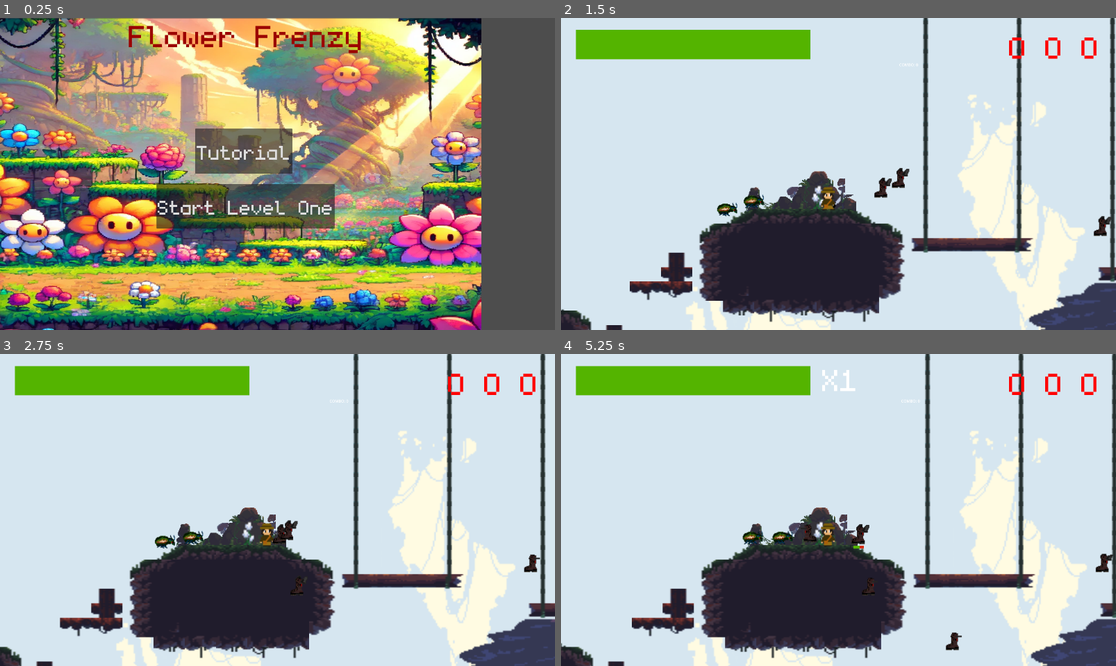
Above: before the commit, frames 1-4 (two rows, left to right).
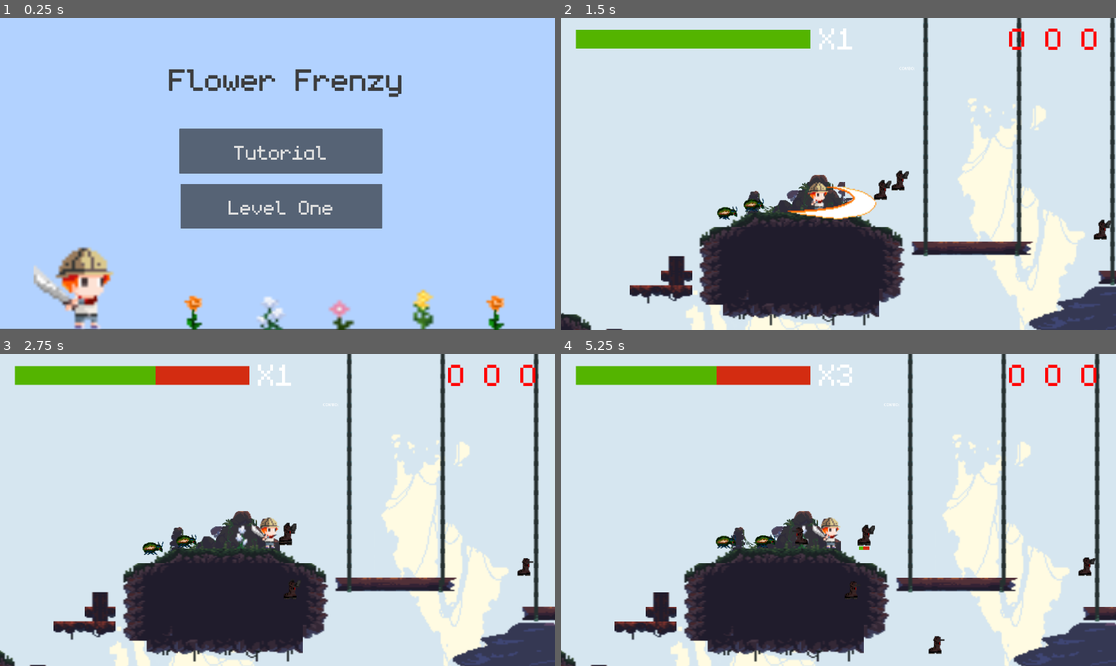
Above: after the commit, the same moments.

Repository: ako3131/traj-flower-frenzy
Game: Godot game, scene res://scenes/main_menu.tscn
The game is run twice, just before and just after one commit, with the same random seed, the same clock (stepped at 60 frames per second) and the same inputs. Sound files missing from this copy of the repository are replaced by a short silence.
Inputs (mouse positions are in pixels of both pictures, inside the frame that each line leads up to):
- Up to frame 1 (0.25 s): no input
- Up to frame 2 (1.5 s): click "Start Level One" (after the commit: "Level One") at 0.5 s; move the mouse to (960, 158) at 1.27 s; hold D (right) from 1.28 s (still down); tap J (attack) at 1.35 s; click (960, 158) at 1.42 s
- Up to frame 3 (2.75 s): tap Space (jump) at 1.52, 1.55, 1.82 s; release D (right) at 2 s; drag from (166, 525) to (249, 572) at 2.02 s
- Up to frame 4 (5.25 s): move the mouse to (894, 441) at 2.77 s; hold A (left) 2.78-3.5 s; tap J (attack) at 2.85, 4.35 s; tap Space (jump) at 3.05, 4.52, 4.55, 4.82 s; drag from (810, 572) to (672, 463) at 3.52 s; move the mouse to (1005, 556) at 4.27 s; hold D (right) 4.28-5 s; drag from (672, 463) to (755, 432) at 5.02 s

The runs differ from the first frame. In frame 1, 99% of the frame differs, in the area x 0-100%, y 0-100%; in frame 2, 9.8%; in frame 3, 17%; in frame 4, 22%.

Commit message:
added new coco animation and working coco health bar

Diff:
--- a/Flower-Frenzy-main/scenes/coco.tscn
+++ b/Flower-Frenzy-main/scenes/coco.tscn
@@ -1,131 +1,97 @@
-[gd_scene load_steps=26 format=3 uid="uid://ctvurwa2kqli0"]
+[gd_scene load_steps=24 format=3 uid="uid://ctvurwa2kqli0"]
 
 [ext_resource type="Script" path="res://scripts/coco.gd" id="1_s8rkf"]
 [ext_resource type="Script" path="res://scripts/camera_2d.gd" id="2_cudp5"]
-[ext_resource type="Texture2D" uid="uid://bv8optfes7yr5" path="res://arts/coco-attack.png" id="3_sj8bs"]
-[ext_resource type="Texture2D" uid="uid://br17rkenbojqy" path="res://arts/coco-jump.PNG" id="4_xan4n"]
-[ext_resource type="Texture2D" uid="uid://br4f7fauxe3nr" path="res://arts/coco-still.PNG" id="5_ekn2i"]
-[ext_resource type="Texture2D" uid="uid://cvuhp2w5beguv" path="res://arts/coco-walk.PNG" id="6_5mebd"]
+[ext_resource type="Texture2D" uid="uid://ke6m142tkbpc" path="res://arts/Coco Art New/bat-swing-1-1.png.png" id="3_aqovi"]
+[ext_resource type="Texture2D" uid="uid://dlti163rct83d" path="res://arts/Coco Art New/bat-swing-1-2.png (1).png" id="4_4b3if"]
+[ext_resource type="Texture2D" uid="uid://b4yu74cefphhh" path="res://arts/Coco Art New/coco run 1-1.png.png" id="5_lfqgx"]
+[ext_resource type="Texture2D" uid="uid://dp31hwoxtatsn" path="res://arts/Coco Art New/bat-swing-1-3.png (1).png" id="5_ytpyx"]
+[ext_resource type="Texture2D" uid="uid://dq6it0ycubtay" path="res://arts/Coco Art New/kid-male-idle1-1.png.png" id="6_w7drl"]
+[ext_resource type="Texture2D" uid="uid://bst2321jbyvcd" path="res://arts/Coco Art New/coco run 1-3.png.png" id="7_7cln2"]
 [ext_resource type="PackedScene" uid="uid://3m8yn16m1ti0" path="res://scenes/combo_label.tscn" id="7_73i1k"]
+[ext_resource type="Texture2D" uid="uid://c6v4hyemouvin" path="res://arts/Coco Art New/kid-male-idle1-2.png.png" id="7_enbs8"]
+[ext_resource type="Texture2D" uid="uid://bs127sxrjej8s" path="res://arts/Coco Art New/coco run 1-4.png.png" id="8_667dh"]
+[ext_resource type="Texture2D" uid="uid://caq0tmqfq0qiy" path="res://arts/Coco Art New/kid-male-idle1-3.png.png" id="8_ulurq"]
 [ext_resource type="PackedScene" uid="uid://ddck1vgo382wf" path="res://scenes/health_bar.tscn" id="8_vobfd"]
-[ext_resource type="PackedScene" path="res://scenes/lives_label.tscn" id="9_a1aip"]
-
-[sub_resource type="AtlasTexture" id="AtlasTexture_0tx44"]
-atlas = ExtResource("3_sj8bs")
-region = Rect2(0, 0, 32, 24)
-
-[sub_resource type="AtlasTexture" id="AtlasTexture_jtkhc"]
-atlas = ExtResource("3_sj8bs")
-region = Rect2(32, 0, 32, 24)
-
-[sub_resource type="AtlasTexture" id="AtlasTexture_w27fv"]
-atlas = ExtResource("3_sj8bs")
-region = Rect2(64, 0, 32, 24)
-
-[sub_resource type="AtlasTexture" id="AtlasTexture_t53iq"]
-atlas = ExtResource("4_xan4n")
-region = Rect2(0, 0, 32, 24)
-
-[sub_resource type="AtlasTexture" id="AtlasTexture_rmyvn"]
-atlas = ExtResource("4_xan4n")
-region = Rect2(32, 0, 32, 24)
-
-[sub_resource type="AtlasTexture" id="AtlasTexture_s0uig"]
-atlas = ExtResource("4_xan4n")
-region = Rect2(64, 0, 32, 24)
-
-[sub_resource type="AtlasTexture" id="AtlasTexture_x8x3p"]
-atlas = ExtResource("4_xan4n")
-region = Rect2(96, 0, 32, 24)
-
-[sub_resource type="AtlasTexture" id="AtlasTexture_20hpe"]
-atlas = ExtResource("5_ekn2i")
-region = Rect2(0, 0, 32, 24)
-
-[sub_resource type="AtlasTexture" id="AtlasTexture_dsonw"]
-atlas = ExtResource("6_5mebd")
-region = Rect2(0, 0, 32, 24)
-
-[sub_resource type="AtlasTexture" id="AtlasTexture_rd2gl"]
-atlas = ExtResource("6_5mebd")
-region = Rect2(32, 0, 32, 24)
-
-[sub_resource type="AtlasTexture" id="AtlasTexture_gbth6"]
-atlas = ExtResource("6_5mebd")
-region = Rect2(64, 0, 32, 24)
-
-[sub_resource type="AtlasTexture" id="AtlasTexture_ol2vc"]
-atlas = ExtResource("6_5mebd")
-region = Rect2(96, 0, 32, 24)
+[ext_resource type="PackedScene" uid="uid://cu7ett65r633d" path="res://scenes/lives_label.tscn" id="9_a1aip"]
+[ext_resource type="Texture2D" uid="uid://brjt7p2jf8uop" path="res://arts/Coco Art New/kid-male-idle1-4.png.png" id="9_q516u"]
+[ext_resource type="Texture2D" uid="uid://depsj2wy4mhma" path="res://arts/Coco Art New/coco run 1-5.png.png" id="9_y4ocq"]
+[ext_resource type="Texture2D" uid="uid://r20pfejp8sum" path="res://arts/Coco Art New/coco run 1-6.png.png" id="10_76ks7"]
+[ext_resource type="Texture2D" uid="uid://cbhie0pe3hy3o" path="res://arts/Coco Art New/kid-male-idle1-5.png.png" id="10_twxms"]
+[ext_resource type="Texture2D" uid="uid://cboi13bunnsxj" path="res://arts/Coco Art New/kid-male-idle1-6.png.png" id="11_5ltrr"]
 
 [sub_resource type="SpriteFrames" id="SpriteFrames_oq0jm"]
 animations = [{
 "frames": [{
 "duration": 1.0,
-"texture": SubResource("AtlasTexture_0tx44")
+"texture": ExtResource("3_aqovi")
 }, {
 "duration": 1.0,
-"texture": SubResource("AtlasTexture_jtkhc")
+"texture": ExtResource("4_4b3if")
 }, {
 "duration": 1.0,
-"texture": SubResource("AtlasTexture_w27fv")
+"texture": ExtResource("5_ytpyx")
 }],
 "loop": false,
 "name": &"attack",
-"speed": 5.0
+"speed": 12.0
 }, {
 "frames": [{
 "duration": 1.0,
-"texture": SubResource("AtlasTexture_t53iq")
+"texture": ExtResource("6_w7drl")
 }, {
 "duration": 1.0,
-"texture": SubResource("AtlasTexture_rmyvn")
+"texture": ExtResource("7_enbs8")
 }, {
 "duration": 1.0,
-"texture": SubResource("AtlasTexture_s0uig")
+"texture": ExtResource("8_ulurq")
 }, {
 "duration": 1.0,
-"texture": SubResource("AtlasTexture_x8x3p")
+"texture": ExtResource("9_q516u")
+}, {
+"duration": 1.0,
+"texture": ExtResource("10_twxms")
+}, {
+"duration": 1.0,
+"texture": ExtResource("11_5ltrr")
 }],
-"loop": true,
-"name": &"jump",
-"speed": 5.0
+"loop": false,
+"name": &"idle",
+"speed": 12.0
 }, {
 "frames": [{
 "duration": 1.0,
-"texture": SubResource("AtlasTexture_20hpe")
-}],
-"loop": true,
-"name": &"still",
-"speed": 5.0
-}, {
-"frames": [{
-"duration": 1.0,
-"texture": SubResource("AtlasTexture_dsonw")
+"texture": ExtResource("8_667dh")
 }, {
 "duration": 1.0,
-"texture": SubResource("AtlasTexture_rd2gl")
+"texture": ExtResource("5_lfqgx")
 }, {
 "duration": 1.0,
-"texture": SubResource("AtlasTexture_gbth6")
+"texture": ExtResource("7_7cln2")
 }, {
 "duration": 1.0,
-"texture": SubResource("AtlasTexture_ol2vc")
+"texture": ExtResource("8_667dh")
+}, {
+"duration": 1.0,
+"texture": ExtResource("9_y4ocq")
+}, {
+"duration": 1.0,
+"texture": ExtResource("10_76ks7")
 }],
-"loop": true,
+"loop": false,
 "name": &"walk",
-"speed": 7.0
+"speed": 12.0
 }]
 
 [sub_resource type="RectangleShape2D" id="RectangleShape2D_evwk8"]
-size = Vector2(35, 94)
+size = Vector2(52, 135)
 
 [sub_resource type="CapsuleShape2D" id="CapsuleShape2D_lb3j2"]
-radius = 19.0
-height = 100.0
+radius = 33.0
+height = 136.0
 
 [sub_resource type="RectangleShape2D" id="RectangleShape2D_fpfpj"]
-size = Vector2(29.75, 117.5)
+size = Vector2(308, 131)
 
 [node name="coco" type="CharacterBody2D" groups=["player"]]
 collision_layer = 2
@@ -139,13 +105,13 @@
 player = NodePath("..")
 
 [node name="AnimatedSprite2D" type="AnimatedSprite2D" parent="."]
-position = Vector2(6, -6)
-scale = Vector2(4.0625, 4.77083)
+position = Vector2(15.5, -10)
+scale = Vector2(4.65625, 4.5)
 sprite_frames = SubResource("SpriteFrames_oq0jm")
-animation = &"attack"
+animation = &"idle"
 
 [node name="CollisionShape2D" type="CollisionShape2D" parent="."]
-position = Vector2(1, -2)
+position = Vector2(19, -7.5)
 shape = SubResource("RectangleShape2D_evwk8")
 
 [node name="Area2D" type="Area2D" parent="."]
@@ -153,6 +119,7 @@
 collision_mask = 5
 
 [node name="CollisionShape2D" type="CollisionShape2D" parent="Area2D"]
+position = Vector2(17, -6)
 shape = SubResource("CapsuleShape2D_lb3j2")
 
 [node name="AttackArea" type="Area2D" parent="."]
@@ -161,29 +128,29 @@
 monitoring = false
 
 [node name="CollisionShape2D" type="CollisionShape2D" parent="AttackArea"]
-position = Vector2(51.125, -6.25)
+position = Vector2(13, -5.5)
 shape = SubResource("RectangleShape2D_fpfpj")
 
 [node name="combo_label" parent="." instance=ExtResource("7_73i1k")]
-offset_left = -18.0
-offset_top = -728.0
-offset_right = 131.0
-offset_bottom = -569.0
+offset_left = -31.0
+offset_top = -750.0
+offset_right = 44.0
+offset_bottom = -591.0
 theme_override_font_sizes/font_size = 200
 
 [node name="health_bar" parent="." instance=ExtResource("8_vobfd")]
 offset_left = -1040.0
 offset_top = -698.0
 offset_right = -66.0
-offset_bottom = -576.0
+offset_bottom = -620.0
 
 [node name="lives_label" parent="." instance=ExtResource("9_a1aip")]
 offset_left = 758.0
-offset_top = -712.0
+offset_top = -749.0
 offset_right = 1133.0
 offset_bottom = -553.0
 theme_override_font_sizes/font_size = 200
 
 [connection signal="animation_finished" from="AnimatedSprite2D" to="." method="_on_animated_sprite_2d_animation_finished"]
 [connection signal="body_entered" from="Area2D" to="." method="_on_area_2d_body_entered"]
-[connection signal="body_exited" from="Area2D" to="." method="_on_area_2d_body_exited"]
+[connection signal="body_entered" from="AttackArea" to="." method="_on_attack_area_body_entered"]
--- a/Flower-Frenzy-main/scenes/level_1.tscn
+++ b/Flower-Frenzy-main/scenes/level_1.tscn
@@ -2,13 +2,13 @@
 
 [ext_resource type="Script" path="res://scripts/level_1.gd" id="1_3gl47"]
 [ext_resource type="PackedScene" uid="uid://ctvurwa2kqli0" path="res://scenes/coco.tscn" id="2_x5y03"]
-[ext_resource type="Texture2D" uid="uid://bvwll15sbt6o" path="res://arts/Forest-nature-fantasy-tilese/Terrain_and_Props.png" id="3_65c1m"]
-[ext_resource type="Texture2D" uid="uid://c24phtxge41rp" path="res://arts/Forest-nature-fantasy-tilese/BG_1/BG_1.png" id="4_0xcho"]
-[ext_resource type="Texture2D" uid="uid://dqfst5kl2fldy" path="res://arts/Forest-nature-fantasy-tilese/BG_2/BG_2.png" id="5_wqrka"]
-[ext_resource type="Texture2D" uid="uid://bhcx6a0tqre6" path="res://arts/Forest-nature-fantasy-tilese/BG_3/BG_3.png" id="6_5etcc"]
+[ext_resource type="Texture2D" uid="uid://bq0pic2v2fkw5" path="res://arts/Forest-nature-fantasy-tilese/Terrain_and_Props.png" id="3_65c1m"]
+[ext_resource type="Texture2D" uid="uid://jyfqg6lg6uko" path="res://arts/Forest-nature-fantasy-tilese/BG_1/BG_1.png" id="4_0xcho"]
+[ext_resource type="Texture2D" uid="uid://gsamj2m6hi6n" path="res://arts/Forest-nature-fantasy-tilese/BG_2/BG_2.png" id="5_wqrka"]
+[ext_resource type="Texture2D" uid="uid://v7kmwe86u8el" path="res://arts/Forest-nature-fantasy-tilese/BG_3/BG_3.png" id="6_5etcc"]
 [ext_resource type="Script" path="res://scripts/fall_area.gd" id="7_7ok1c"]
-[ext_resource type="PackedScene" path="res://scenes/music.tscn" id="7_63pmp"]
-[ext_resource type="Texture2D" uid="uid://bmtx27dxoi3nf" path="res://arts/flower_1.png" id="8_yo1ii"]
+[ext_resource type="PackedScene" uid="uid://co6v5mapptj0s" path="res://scenes/music.tscn" id="7_63pmp"]
+[ext_resource type="Texture2D" uid="uid://boxebxd760vva" path="res://arts/flowers/flower_1.png" id="8_yo1ii"]
 
 [sub_resource type="TileSetAtlasSource" id="TileSetAtlasSource_5c3xw"]
 texture = ExtResource("3_65c1m")
--- a/Flower-Frenzy-main/scenes/lives_label.tscn
+++ b/Flower-Frenzy-main/scenes/lives_label.tscn
@@ -1,7 +1,7 @@
 [gd_scene load_steps=3 format=3 uid="uid://cu7ett65r633d"]
 
 [ext_resource type="FontFile" uid="uid://dqurhn86yqfc3" path="res://arts/monogram.ttf" id="1_xddvf"]
-[ext_resource type="Script" path="res://scenes/lives_label.gd" id="2_m1btq"]
+[ext_resource type="Script" path="res://scripts/lives_label.gd" id="2_m1btq"]
 
 [node name="lives_label" type="Label"]
 offset_right = 195.0
--- a/Flower-Frenzy-main/scenes/main_menu.tscn
+++ b/Flower-Frenzy-main/scenes/main_menu.tscn
@@ -1,18 +1,61 @@
-[gd_scene load_steps=4 format=3 uid="uid://eo7nclmbvsxp"]
+[gd_scene load_steps=15 format=3 uid="uid://eo7nclmbvsxp"]
 
-[ext_resource type="Script" path="res://scenes/main_menu.gd" id="1_74e8c"]
-[ext_resource type="FontFile" uid="uid://iycksdx46hl5" path="res://arts/monogram.ttf" id="1_pvj0s"]
-[ext_resource type="Texture2D" uid="uid://c04onk6d4x0go" path="res://arts/menu.webp" id="3_gouh8"]
+[ext_resource type="Script" path="res://scripts/main_menu.gd" id="1_74e8c"]
+[ext_resource type="FontFile" uid="uid://dqurhn86yqfc3" path="res://arts/monogram.ttf" id="1_pvj0s"]
+[ext_resource type="Texture2D" uid="uid://bgnuy6fnxvae8" path="res://arts/menu.webp" id="3_gouh8"]
+[ext_resource type="Texture2D" uid="uid://dq6it0ycubtay" path="res://arts/Coco Art New/kid-male-idle1-1.png.png" id="4_tbi23"]
+[ext_resource type="Texture2D" uid="uid://c6v4hyemouvin" path="res://arts/Coco Art New/kid-male-idle1-2.png.png" id="5_654xa"]
+[ext_resource type="Texture2D" uid="uid://caq0tmqfq0qiy" path="res://arts/Coco Art New/kid-male-idle1-3.png.png" id="6_s1plh"]
+[ext_resource type="Texture2D" uid="uid://brjt7p2jf8uop" path="res://arts/Coco Art New/kid-male-idle1-4.png.png" id="7_7uibr"]
+[ext_resource type="Texture2D" uid="uid://cbhie0pe3hy3o" path="res://arts/Coco Art New/kid-male-idle1-5.png.png" id="8_ge1ga"]
+[ext_resource type="Texture2D" uid="uid://cboi13bunnsxj" path="res://arts/Coco Art New/kid-male-idle1-6.png.png" id="9_dqf3g"]
+[ext_resource type="Texture2D" uid="uid://va2qygd0o3mf" path="res://arts/flowers/064.png" id="10_kd5eh"]
+[ext_resource type="Texture2D" uid="uid://de4gixe2ojny5" path="res://arts/flowers/069.png" id="11_ul66l"]
+[ext_resource type="Texture2D" uid="uid://duhkrwf636fui" path="res://arts/flowers/082.png" id="12_a3rs2"]
+[ext_resource type="Texture2D" uid="uid://boxebxd760vva" path="res://arts/flowers/flower_1.png" id="13_0jwh6"]
+
+[sub_resource type="SpriteFrames" id="SpriteFrames_ni7gt"]
+animations = [{
+"frames": [{
+"duration": 1.0,
+"texture": ExtResource("4_tbi23")
+}, {
+"duration": 1.0,
+"texture": ExtResource("5_654xa")
+}, {
+"duration": 1.0,
+"texture": ExtResource("6_s1plh")
+}, {
+"duration": 1.0,
+"texture": ExtResource("7_7uibr")
+}, {
+"duration": 1.0,
+"texture": ExtResource("8_ge1ga")
+}, {
+"duration": 1.0,
+"texture": ExtResource("9_dqf3g")
+}],
+"loop": true,
+"name": &"default",
+"speed": 12.0
+}]
 
 [node name="main_menu" type="Node2D"]
 script = ExtResource("1_74e8c")
 
+[node name="ColorRect2" type="ColorRect" parent="."]
+offset_right = 2304.0
+offset_bottom = 1292.0
+color = Color(0.698039, 0.823529, 1, 1)
+
 [node name="Label" type="Label" parent="."]
-offset_left = -128.0
+offset_left = -187.0
 offset_top = -215.0
-offset_right = 2174.0
-offset_bottom = 348.0
-theme_override_colors/font_color = Color(0.607843, 0, 0, 1)
+offset_right = 2566.0
+offset_bottom = 708.0
+theme_override_colors/font_color = Color(0.241156, 0.241156, 0.241156, 1)
+theme_override_colors/font_shadow_color = Color(0, 0, 0, 1)
+theme_override_colors/font_outline_color = Color(0, 0, 0, 1)
 theme_override_fonts/font = ExtResource("1_pvj0s")
 theme_override_font_sizes/font_size = 200
 text = "Flower Frenzy"
@@ -20,28 +63,60 @@
 vertical_alignment = 1
 
 [node name="tutorial_button" type="Button" parent="."]
-offset_left = 810.0
+offset_left = 744.0
 offset_top = 460.0
-offset_right = 1214.0
+offset_right = 1588.0
 offset_bottom = 646.0
 theme_override_fonts/font = ExtResource("1_pvj0s")
 theme_override_font_sizes/font_size = 130
 text = "Tutorial"
 
 [node name="start_button" type="Button" parent="."]
-offset_left = 650.0
+offset_left = 750.0
 offset_top = 689.0
-offset_right = 1389.0
+offset_right = 1587.0
 offset_bottom = 875.0
 theme_override_fonts/font = ExtResource("1_pvj0s")
 theme_override_font_sizes/font_size = 130
-text = "Start Level One"
+text = "Level One"
 
 [node name="Menu" type="Sprite2D" parent="."]
+visible = false
 z_index = -1
-position = Vector2(997.5, 651)
-scale = Vector2(1.95605, 1.26953)
+position = Vector2(1150.5, 756)
+scale = Vector2(2.25488, 1.47461)
 texture = ExtResource("3_gouh8")
+
+[node name="AnimatedSprite2D" type="AnimatedSprite2D" parent="."]
+position = Vector2(351, 1104)
+scale = Vector2(13.1875, 12.375)
+sprite_frames = SubResource("SpriteFrames_ni7gt")
+frame_progress = 0.337482
+
+[node name="064" type="Sprite2D" parent="."]
+position = Vector2(1765, 1200)
+scale = Vector2(15.875, 11.625)
+texture = ExtResource("10_kd5eh")
+
+[node name="069" type="Sprite2D" parent="."]
+position = Vector2(1434, 1188)
+scale = Vector2(16.5, 14.125)
+texture = ExtResource("11_ul66l")
+
+[node name="082" type="Sprite2D" parent="."]
+position = Vector2(2061, 1221)
+scale = Vector2(10.375, 9.5)
+texture = ExtResource("12_a3rs2")
+
+[node name="Flower1" type="Sprite2D" parent="."]
+position = Vector2(1127, 1205)
+scale = Vector2(14.875, 11.5)
+texture = ExtResource("13_0jwh6")
+
+[node name="083" type="Sprite2D" parent="."]
+position = Vector2(807, 1220)
+scale = Vector2(10.25, 9.25)
+texture = ExtResource("12_a3rs2")
 
 [connection signal="pressed" from="tutorial_button" to="." method="_on_tutorial_button_pressed"]
 [connection signal="pressed" from="start_button" to="." method="_on_start_button_pressed"]
--- a/Flower-Frenzy-main/scenes/player_hud.tscn
+++ b/Flower-Frenzy-main/scenes/player_hud.tscn
@@ -10,11 +10,11 @@
 offset_left = 47.0
 offset_top = 31.0
 offset_right = 599.0
-offset_bottom = 88.0
+offset_bottom = 71.0
 
 [node name="combo_label" parent="." instance=ExtResource("2_xnoqb")]
 offset_left = 629.0
-offset_top = 14.0
+offset_top = 5.0
 offset_right = 716.0
 offset_bottom = 94.0
 theme_override_font_sizes/font_size = 100
--- a/Flower-Frenzy-main/scripts/bug_monster.gd
+++ b/Flower-Frenzy-main/scripts/bug_monster.gd
@@ -4,6 +4,8 @@
 @export var max_health = 60
 @export var knockback_decay = 0.9  # How fast knockback fades (1 = no decay, 0 = instant stop)
 @export var knockback_resistance = 0.2  # Higher = less knockback effect
+
+var power = 10
 
 var health = max_health
 var player_position
@@ -39,6 +41,7 @@
 				velocity = target_position * speed + knockback_velocity  # Normal movement + knockback
 				$AnimatedSprite2D.animation = "walk"
 			else:
+				velocity = Vector2(0,0)
 				$AnimatedSprite2D.animation = "still"
 		else:
 			velocity = knockback_velocity  # Apply knockback even when idle
--- a/Flower-Frenzy-main/scripts/coco.gd
+++ b/Flower-Frenzy-main/scripts/coco.gd
@@ -11,14 +11,14 @@
 @export var knock_back_strength = 150  # Strength of knockback applied to enemies
 @export var hit_strength = 20  # Damage per hit
 
-@export var max_health = 200
+@export var max_health = 100
 var health = max_health
 var always_show_health = true
 
 var lives = 3
 
 var is_attacking = false
-var hit_count: int = 0
+var hit_count: int = 1
 var missed_swings: int = 0
 
 func _physics_process(delta: float) -> void:
@@ -42,19 +42,18 @@
 		$AttackArea.monitoring = true
 
 		# Check if attack hits an enemy
-		var hit_registered = deal_damage()
+		#var hit_registered = deal_damage()
 
-		if hit_registered:
-			hit_count += 1
-			missed_swings = 0  # Reset missed count
-		else:
-			missed_swings += 1
-			if missed_swings >= 1:
-				hit_count = 0  # Reset hit count after 3 missed swings
+		#if hit_registered:
+			#hit_count += 1
+			#missed_swings = 0  # Reset missed count
+		#else:
+			#missed_swings += 1
+			#if missed_swings >= 1:
+				#hit_count = 0  # Reset hit count after 3 missed swings
 
 		$combo_label.update_combo()
 		return  # Prevent other animations from playing during attack
-
 
 	# Handle movement only if not attacking
 	if not is_attacking:
@@ -74,10 +73,8 @@
 			velocity.x = move_toward(velocity.x, 0, walk_speed * decelration)
 
 		# Jump animation
-		if not is_on_floor():
-			$AnimatedSprite2D.animation = "jump"
-		elif velocity.length() == 0:
-			$AnimatedSprite2D.animation = "still"
+		if not is_on_floor() or velocity.length() == 0:
+			$AnimatedSprite2D.animation = "idle"
 
 	$AnimatedSprite2D.play()
 	move_and_slide()
@@ -87,32 +84,29 @@
 		is_attacking = false
 		$AttackArea.monitoring = false
 		# Resume appropriate animation based on state
-		if not is_on_floor():
-			$AnimatedSprite2D.animation = "jump"
-		elif velocity.length() == 0:
-			$AnimatedSprite2D.animation = "still"
+		if not is_on_floor() or velocity.length() == 0:
+			$AnimatedSprite2D.animation = "idle"
 		else:
 			$AnimatedSprite2D.animation = "walk"
 
 @export var knock_back_distance = 4  # Adjust this to control knockback distance
-
-func deal_damage() -> bool:
-	var hit_registered = false
-	var bodies = $Area2D.get_overlapping_bodies()
-	for body in bodies:
-		if body.is_in_group("enemy"):
-			hit_registered = true
-
-			# Knockback calculation (now includes knock_back_distance multiplier)
-			var knock_back_direction = Vector2(body.global_position.x - global_position.x, 0).normalized()
-			var knock_back = knock_back_direction * knock_back_strength * knock_back_distance
-
-			# Apply knockback smoothly by calling enemy's `apply_knockback` method
-			if body.has_method("apply_knockback"):
-				body.apply_knockback(knock_back, hit_strength)  # Pass both values
-
-	update_hit_display()
-	return hit_registered
+#
+#func deal_damage() -> bool:
+	#var hit_registered = false
+	#var bodies = $AttackArea.get_overlapping_bodies()
+	#for body in bodies:
+		#if body.is_in_group("enemy"):
+			#hit_registered = true
+#
+			## Knockback calculation (now includes knock_back_distance multiplier)
+			#var knock_back_direction = Vector2(body.global_position.x - global_position.x, 0).normalized()
+			#var knock_back = knock_back_direction * knock_back_strength * knock_back_distance
+#
+			## Apply knockback smoothly by calling enemy's `apply_knockback` method
+			#if body.has_method("apply_knockback"):
+				#body.apply_knockback(knock_back, hit_strength)  # Pass both values
+#
+	#return hit_registered
 
 func take_damage(amount):
 	health -= amount
@@ -135,9 +129,25 @@
 func game_over():
 	get_tree().change_scene_to_file("res://scenes/main_menu.tscn")
 
-func update_hit_display():
-	var hit_display = get_node_or_null("/root/main/Combo")
-	if hit_display:
-		hit_display.text = "COMBO: " + str(hit_count)
-	#else:
-		#print("Error: NO COMBO found")
+#func update_hit_display():
+	#var hit_display = get_node_or_null("/root/main/Combo")
+	#if hit_display:
+		#hit_display.text = "COMBO: " + str(hit_count)
+	##else:
+		##print("Error: NO COMBO found")
+
+func _on_attack_area_body_entered(body: Node2D) -> void:
+	if body.is_in_group("enemy"):
+		hit_count += 1
+		# Knockback calculation (now includes knock_back_distance multiplier)
+		var knock_back_direction = Vector2(body.global_position.x - global_position.x, 0).normalized()
+		var knock_back = knock_back_direction * knock_back_strength * knock_back_distance
+
+		# Apply knockback smoothly by calling enemy's `apply_knockback` method
+		if body.has_method("apply_knockback"):
+			body.apply_knockback(knock_back, hit_strength)  # Pass both values
+
+
+func _on_area_2d_body_entered(body: Node2D) -> void:
+	if body.is_in_group("enemy"):
+		take_damage(body.power)
--- a/Flower-Frenzy-main/scripts/health_bar.gd
+++ b/Flower-Frenzy-main/scripts/health_bar.gd
@@ -17,6 +17,8 @@
 # Called every frame. 'delta' is the elapsed time since the previous frame.
 func _process(delta: float) -> void:
 	self.value = parent.health
+	#if parent.get("always_show_health") != null:
+		#print(self.value)
 	if always_show or parent.health != max_val:
 		self.visible = true
 		#if parent.health == min_val:
--- a/Flower-Frenzy-main/scenes/main_menu.gd
+++ b/Flower-Frenzy-main/scripts/main_menu.gd
@@ -5,3 +5,6 @@
 
 func _on_start_button_pressed() -> void:
 	get_tree().change_scene_to_file("res://scenes/level_1.tscn")
+
+func _physics_process(delta: float) -> void:
+	$AnimatedSprite2D.play()
--- a/Flower-Frenzy-main/scripts/shoe_monster.gd
+++ b/Flower-Frenzy-main/scripts/shoe_monster.gd
@@ -4,6 +4,8 @@
 @export var max_health = 80
 @export var knockback_decay = 0.9  # How fast knockback fades (1 = no decay, 0 = instant stop)
 @export var knockback_resistance = 0.15  # Higher = less knockback effect
+
+var power = 20
 
 var health = max_health
 var player_position
Binary file added: Flower-Frenzy-main/arts/Coco Art New/bat-swing-1-1.png.png
Binary file added: Flower-Frenzy-main/arts/Coco Art New/bat-swing-1-2.png (1).png
Binary file added: Flower-Frenzy-main/arts/Coco Art New/bat-swing-1-3.png (1).png
Binary file added: Flower-Frenzy-main/arts/Coco Art New/bat-swing-1.png
Binary file added: Flower-Frenzy-main/arts/Coco Art New/bat-swing-2.png
Binary file added: Flower-Frenzy-main/arts/Coco Art New/bat-swing-3.png
Binary file added: Flower-Frenzy-main/arts/Coco Art New/coco run 1-1.png.png
Binary file added: Flower-Frenzy-main/arts/Coco Art New/coco run 1-2.png.png
Binary file added: Flower-Frenzy-main/arts/Coco Art New/coco run 1-3.png.png
Binary file added: Flower-Frenzy-main/arts/Coco Art New/coco run 1-4.png.png
Binary file added: Flower-Frenzy-main/arts/Coco Art New/coco run 1-5.png.png
Binary file added: Flower-Frenzy-main/arts/Coco Art New/coco run 1-6.png.png
(and 16 more such lines)
